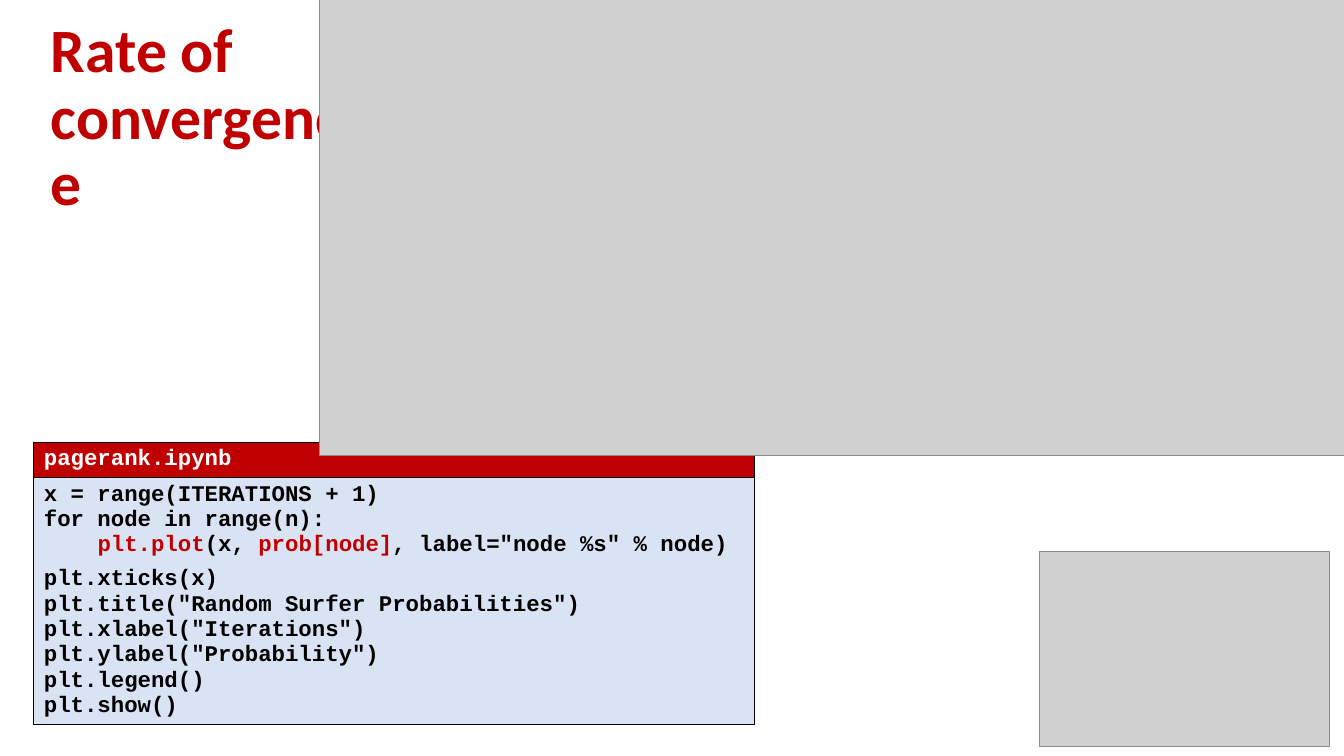
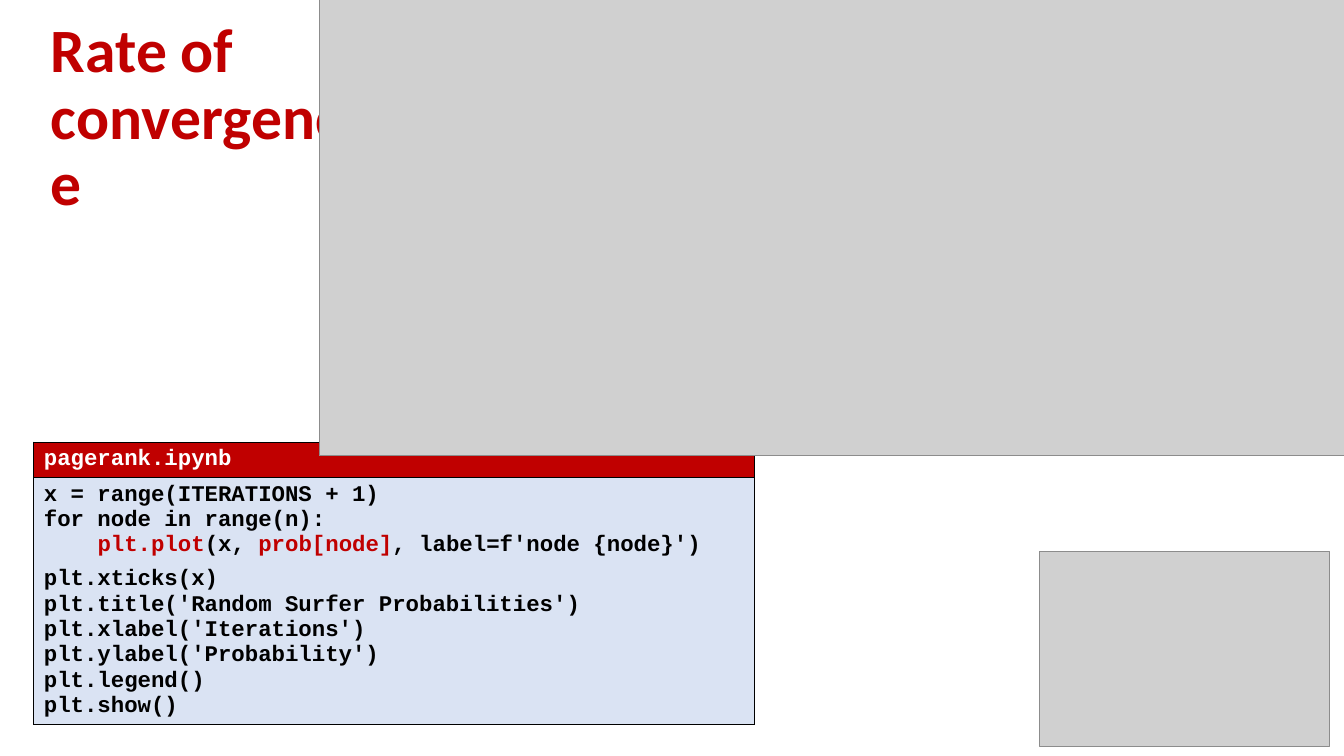
Before and after one commit to gsbrodal/gsbrodal.github.io, a slide deck: slide 12 of ipsa/slides/linear_programming.pptx. Drawn at 1344x756 pixels with LibreOffice and Linux fonts; fonts in the diff are those of the drawing; grey boxes stand for pictures. Boxes give left, top, right and bottom in pixels: in the first picture for what was removed or moved away, otherwise in the second. Text is boxed around its words. In the diff, an @@ line names an element or a change of style, - is before the commit and + after.

```diff
--- a/ipsa/slides/linear_programming.pptx
+++ b/ipsa/slides/linear_programming.pptx
@@ table at (34, 443, 755, 740) @@
@@ row 2, column 1: "x = range(ITERATIONS + 1) / for node in range(n): / plt.plot(x, prob[node], label="node %s" % node) / plt.xticks(x) / plt.title("Random Surfer Probabilities") / plt.xlabel("Iterations") / plt.ylabel("Probability") / plt.legend() / plt.show()" to "x = range(ITERATIONS + 1) / for node in range(n): / plt.plot(x, prob[node], label=f'node {node}') / plt.xticks(x) / plt.title('Random Surfer Probabilities') / plt.xlabel('Iterations') / plt.ylabel('Probability') / plt.legend() / plt.show()" @@
```
Also in this commit, not shown: 1 other slide changed, 12 other files.
